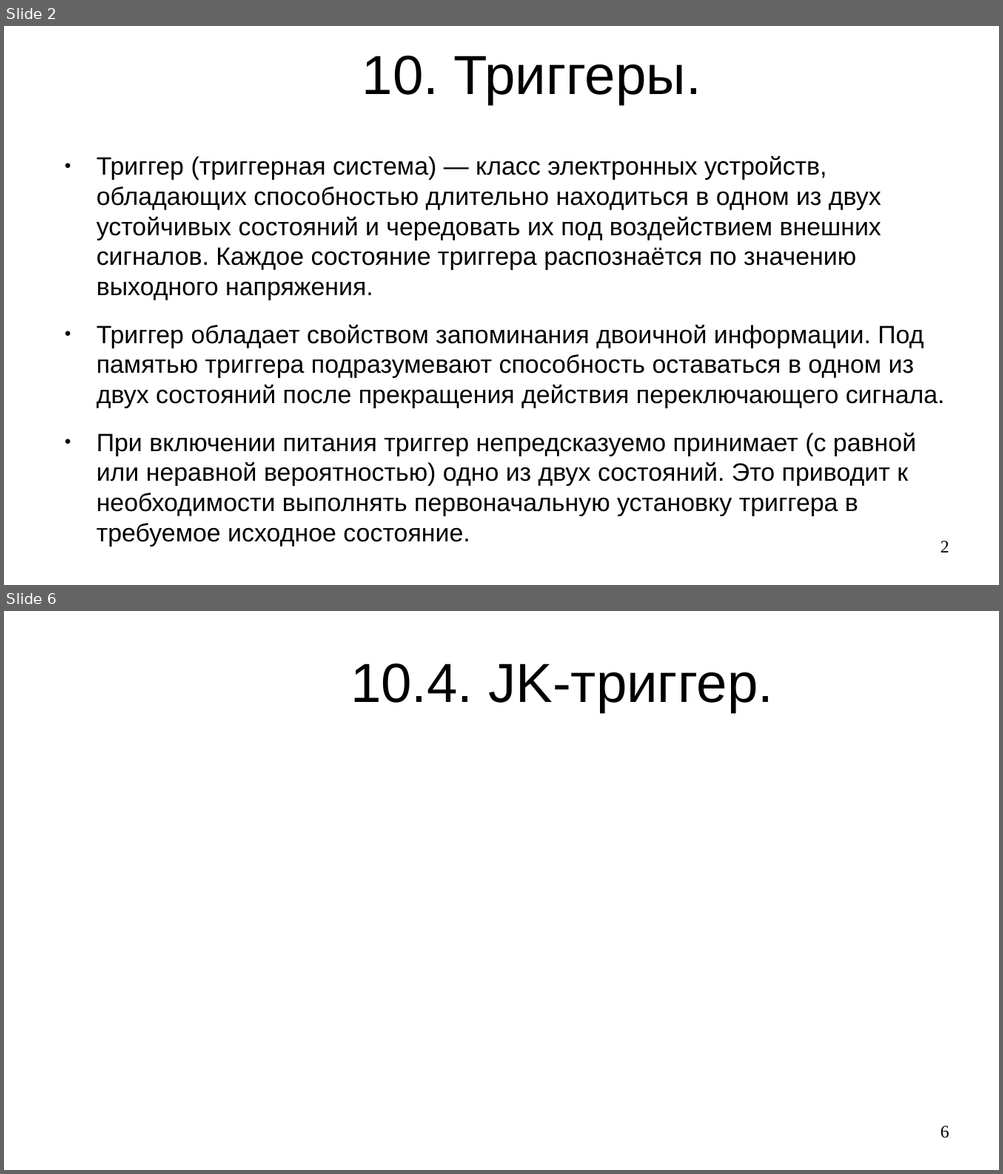
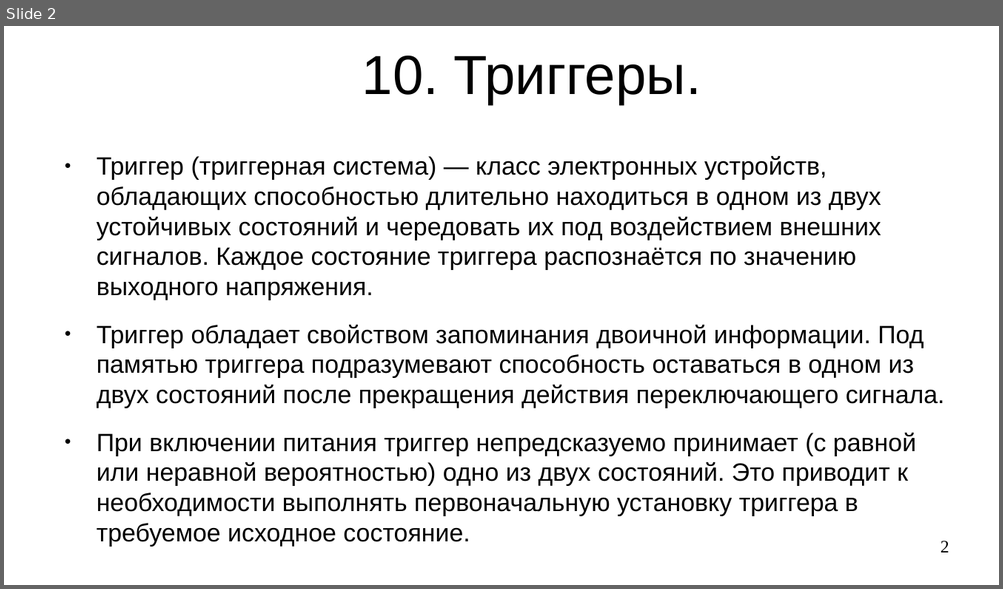
Before and after one commit to steelcraft/stud-lab, a slide deck: Лекции/СBDS01#L6.odp. Shown one above the other, each under a label of ours: slides 2 and 6 before the commit, slide 2 after it; the slides between them are not shown. The pictures are 1003x1174 and 1003x589 pixels, drawn with LibreOffice and Linux fonts; fonts in the diff are those of the drawing. Boxes give left, top, right and bottom in pixels: in the first picture for what was removed or moved away, otherwise in the second. Text is boxed around its words. In the diff, an @@ line names an element or a change of style, - is before the commit and + after.

```diff
--- a/Лекции/СBDS01#L6.odp
+++ b/Лекции/СBDS01#L6.odp
@@ slide 6 removed at box(4, 611, 999, 1170), background #FFFFFF @@
@@ title removed at box(350, 664, 773, 712) @@
-10.4. JK-триггер.
@@ page number removed at box(940, 1126, 949, 1139) @@
-6
```
Also in this commit, not shown: 4 slides added, 4 other slides removed, 1 other file.
